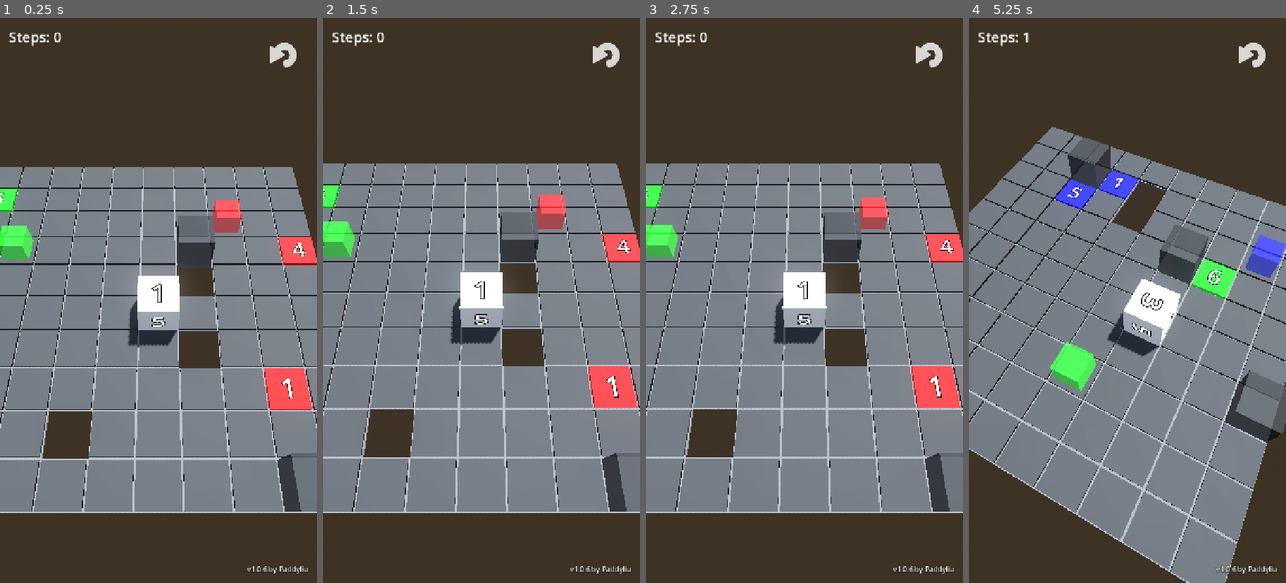
Above: before the commit, frames 1-4 (left to right).
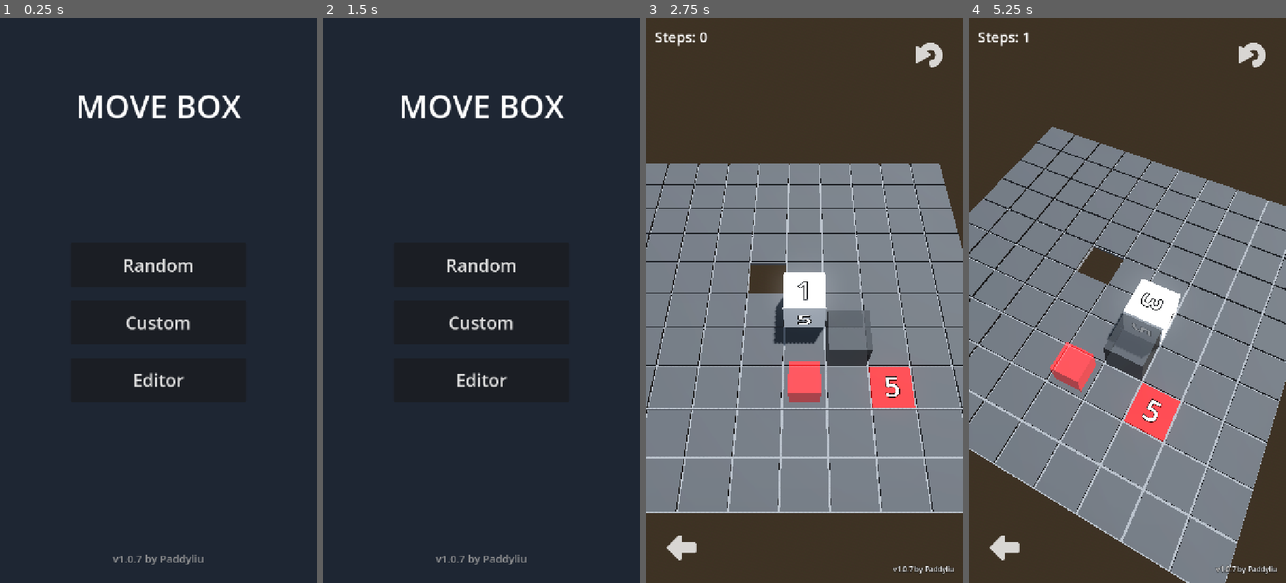
Above: after the commit, the same moments.

Repository: paddy226/MOVE_BOX
Game: Godot game, scene res://menu.tscn
The game is run twice, just before and just after one commit, with the same random seed, the same clock (stepped at 60 frames per second) and the same inputs. Before the commit the project starts from res://main.tscn.
Inputs (mouse positions are in pixels of both pictures, inside the frame that each line leads up to):
- Up to frame 1 (0.25 s): no input
- Up to frame 2 (1.5 s): click (481, 266) at 0.5 s, where only the run after the commit has a clickable "Random"; click (357, 549) at 1.27 s
- Up to frame 3 (2.75 s): click (804, 323) at 2 s, where only the run after the commit has a clickable "Custom"
- Up to frame 4 (5.25 s): click (1251, 51) at 2.75 s; click (1251, 51) at 3.5 s; click (1251, 51) at 4.25 s; tap Enter (ui_accept) at 5 s; move the mouse to (1197, 272) at 5.02 s; hold D from 5.03 s (still down); tap Q at 5.1 s; click (1197, 272) at 5.17 s

The runs differ from the first frame. In frame 1, 97% of the frame differs, in the area x 0-100%, y 0-100%; in frame 2, 97%; in frame 3, 11%; in frame 4, 9.6%.

Commit message:
feat: add main menu, JSON level loading, and back button for v1.0.7

Diff:
--- a/game_state.gd
+++ b/game_state.gd
@@ -1,8 +1,13 @@
 extends Node
-# game_state.gd - 全域單例 (Autoload)，存放跨場景或重啟後的資料
+# game_state.gd - 全域單例
 
-var last_camera_rotation: Vector3 = Vector3(-PI/3, 0, 0) # 預設俯視 60 度
-var last_camera_distance: float = 9.0 # 預設距離 9
+enum GameMode { RANDOM, CUSTOM, EDITOR }
+
+var current_mode: GameMode = GameMode.RANDOM
+var selected_level_path: String = ""
+
+var last_camera_rotation: Vector3 = Vector3(-PI/3, 0, 0)
+var last_camera_distance: float = 9.0
 var current_steps: int = 0
-var version_number: String = "v1.0.6"
+var version_number: String = "v1.0.7"
 var author_name: String = "Paddyliu"
--- a/level.gd
+++ b/level.gd
@@ -1,5 +1,5 @@
 extends Node3D
-# level.gd - 管理網格座標
+# level.gd - 支援 JSON 載入與隨機生成
 
 @export var tile_scene: PackedScene = preload("res://tile.tscn")
 @export var grid_width: int = 10
@@ -8,105 +8,106 @@
 var tiles: Dictionary = {}
 var total_goals: int = 0
 var completed_goals: int = 0
-
 var possible_colors = [Color.RED, Color.GREEN, Color.BLUE, Color.YELLOW, Color.PURPLE]
 
 signal level_cleared
 
+const LEVEL_DIR = "res://levels/"
+
 func _ready() -> void:
-	# 設定隨機種子
 	randomize()
-	generate_grid()
 
-func generate_grid() -> void:
+	# 根據模式決定載入邏輯
+	if GameState.current_mode == GameState.GameMode.CUSTOM and GameState.selected_level_path != "":
+		load_level(GameState.selected_level_path)
+	elif GameState.current_mode == GameState.GameMode.RANDOM:
+		generate_random_grid()
+	else:
+		# 編輯器模式或預設
+		generate_random_grid()
+
+# 核心邏輯：從 JSON 載入關卡
+func load_level(file_path: String) -> void:
+	var file = FileAccess.open(file_path, FileAccess.READ)
+	if not file:
+		print("無法讀取檔案: ", file_path)
+		generate_random_grid()
+		return
+
+	var json_string = file.get_as_text()
+	var json = JSON.new()
+	var error = json.parse(json_string)
+
+	if error != OK:
+		print("JSON 解析錯誤: ", json.get_error_message())
+		generate_random_grid()
+		return
+
+	var data = json.get_data()
+	generate_from_data(data)
+
+# 根據解析後的資料生成地圖
+func generate_from_data(data: Dictionary) -> void:
+	# 1. 清除舊地圖
 	for child in get_children():
 		child.queue_free()
 	tiles.clear()
 	total_goals = 0
 	completed_goals = 0
 
-	# 1. 建立所有可用座標列表 (確保 10x10 數量)
-	var all_coords = []
+	# 2. 讀取設定
+	var settings = data.get("settings", {})
+	grid_width = settings.get("grid_width", 10)
+	grid_height = settings.get("grid_height", 10)
+
+	# 3. 處理特殊格資料
+	var special_tiles = {} # Vector2i -> {type, color, value, uses}
+	var hole_coords = []
+
+	for tile_data in data.get("tiles", []):
+		var pos_data = tile_data.get("pos", {"x":0, "z":0})
+		var pos = Vector2i(int(pos_data.x), int(pos_data.z))
+
+		var type_str = tile_data.get("type", "DEFAULT")
+		var type = Tile.TileType.DEFAULT
+
+		# 字串轉 Enum
+		match type_str:
+			"COLOR_CHANGER": type = Tile.TileType.COLOR_CHANGER
+			"GOAL": type = Tile.TileType.GOAL
+			"OBSTACLE": type = Tile.TileType.OBSTACLE
+			"HOLE":
+				hole_coords.append(pos)
+				continue # 孔洞不生成物件
+
+		special_tiles[pos] = {
+			"type": type,
+			"color": Color.from_string(tile_data.get("color", "#FFFFFF"), Color.WHITE),
+			"value": int(tile_data.get("value", 0)),
+			"uses": int(tile_data.get("uses", -1))
+		}
+
+		if type == Tile.TileType.GOAL:
+			total_goals += 1
+
+	# 4. 完整生成網格
 	var start_x = -grid_width / 2
 	var start_z = -grid_height / 2
 
 	for x in range(start_x, start_x + grid_width):
 		for z in range(start_z, start_z + grid_height):
-			if x == 0 and z == 0: continue
-			all_coords.append(Vector2i(x, z))
-
-	# 隨機打亂座標順序
-	all_coords.shuffle()
-
-	# 2. 定義目標 (3 個)
-	var goal_count = 3
-	var required_colors = []
-	var special_tiles = {} # 座標 -> {type, color, value}
-
-	for i in range(goal_count):
-		if all_coords.is_empty(): break
-		var pos = all_coords.pop_front()
-		var color = possible_colors.pick_random()
-		var value = randi_range(1, 6)
-
-		special_tiles[pos] = {
-			"type": Tile.TileType.GOAL,
-			"color": color,
-			"value": value,
-			"uses": -1
-		}
-		if not color in required_colors:
-			required_colors.append(color)
-		total_goals += 1
-
-	# 3. 定義換色點 (根據目標顏色生成)
-	for color in required_colors:
-		if all_coords.is_empty(): break
-		var pos = all_coords.pop_front()
-		special_tiles[pos] = {
-			"type": Tile.TileType.COLOR_CHANGER,
-			"color": color,
-			"value": 0,
-			"uses": -1 # 無限次數
-		}
-
-	# 4. 定義障礙物 (3 個)
-	var obstacle_count = 3
-	for i in range(obstacle_count):
-		if all_coords.is_empty(): break
-		var pos = all_coords.pop_front()
-		special_tiles[pos] = {
-			"type": Tile.TileType.OBSTACLE,
-			"color": Color.BLACK,
-			"value": 0,
-			"uses": -1
-		}
-
-	# 5. 定義孔洞/空地板座標 (3 個)
-	var hole_coords = []
-	var hole_count = 3
-	for i in range(hole_count):
-		if all_coords.is_empty(): break
-		hole_coords.append(all_coords.pop_front())
-
-	# 6. 生成地板
-	for x in range(start_x, start_x + grid_width):
-		for z in range(start_z, start_z + grid_height):
 			var pos = Vector2i(x, z)
-
-			# 如果是孔洞座標，直接跳過不生成地板
-			if pos in hole_coords:
-				continue
+			if pos in hole_coords: continue
 
 			var tile = tile_scene.instantiate()
 			tile.grid_pos = pos
 
 			if pos in special_tiles:
-				var data = special_tiles[pos]
-				tile.type = data.type
-				tile.target_color = data.color
-				tile.target_value = data.value
-				tile.uses = data.uses
+				var d = special_tiles[pos]
+				tile.type = d.type
+				tile.target_color = d.color
+				tile.target_value = d.value
+				tile.uses = d.uses
 			else:
 				tile.type = Tile.TileType.DEFAULT
 
@@ -115,14 +116,76 @@
 			tile.name = "Tile_%d_%d" % [x, z]
 			tiles[pos] = tile
 
+	print("關卡載入成功: ", data.get("metadata", {}).get("level_name", "未命名"))
+
+# 原有的隨機生成邏輯 (備援用)
+func generate_random_grid() -> void:
+	for child in get_children(): child.queue_free()
+	tiles.clear()
+	total_goals = 0
+	completed_goals = 0
+
+	var all_coords = []
+	var start_x = -grid_width / 2
+	var start_z = -grid_height / 2
+	for x in range(start_x, start_x + grid_width):
+		for z in range(start_z, start_z + grid_height):
+			if x == 0 and z == 0: continue
+			all_coords.append(Vector2i(x, z))
+	all_coords.shuffle()
+
+	var goal_count = 3
+	var required_colors = []
+	var special_tiles = {}
+	for i in range(goal_count):
+		if all_coords.is_empty(): break
+		var pos = all_coords.pop_front()
+		var color = possible_colors.pick_random()
+		var value = randi_range(1, 6)
+		special_tiles[pos] = {"type": Tile.TileType.GOAL, "color": color, "value": value, "uses": -1}
+		if not color in required_colors: required_colors.append(color)
+		total_goals += 1
+
+	for color in required_colors:
+		if all_coords.is_empty(): break
+		var pos = all_coords.pop_front()
+		special_tiles[pos] = {"type": Tile.TileType.COLOR_CHANGER, "color": color, "value": 0, "uses": -1}
+
+	var obstacle_count = 3
+	for i in range(obstacle_count):
+		if all_coords.is_empty(): break
+		var pos = all_coords.pop_front()
+		special_tiles[pos] = {"type": Tile.TileType.OBSTACLE, "color": Color.BLACK, "value": 0, "uses": -1}
+
+	var hole_coords = []
+	for i in range(3):
+		if all_coords.is_empty(): break
+		hole_coords.append(all_coords.pop_front())
+
+	for x in range(start_x, start_x + grid_width):
+		for z in range(start_z, start_z + grid_height):
+			var pos = Vector2i(x, z)
+			if pos in hole_coords: continue
+			var tile = tile_scene.instantiate()
+			tile.grid_pos = pos
+			if pos in special_tiles:
+				var d = special_tiles[pos]
+				tile.type = d.type
+				tile.target_color = d.color
+				tile.target_value = d.value
+				tile.uses = d.uses
+			else:
+				tile.type = Tile.TileType.DEFAULT
+			add_child(tile)
+			tile.position = Vector3(x, -0.5, z)
+			tile.name = "Tile_%d_%d" % [x, z]
+			tiles[pos] = tile
+
 func get_tile_at(grid_pos: Vector2i) -> Node3D:
 	return tiles.get(grid_pos, null)
 
-# 當某個格子達成目標時被呼叫
 func notify_goal_completed() -> void:
 	completed_goals += 1
-	print("目標進度: ", completed_goals, "/", total_goals)
 	if completed_goals >= total_goals:
-		print("!!! 關卡完成 !!!")
 		AudioManager.play("win")
 		level_cleared.emit()
--- /dev/null
+++ b/levels/test_level.json
@@ -0,0 +1,16 @@
+{
+  "metadata": {
+    "level_name": "集中管理的測試關卡",
+    "author": "Paddyliu"
+  },
+  "settings": {
+    "grid_width": 10,
+    "grid_height": 10
+  },
+  "tiles": [
+    { "pos": {"x": 2, "z": 2}, "type": "GOAL", "color": "#FF0000", "value": 5 },
+    { "pos": {"x": 0, "z": 2}, "type": "COLOR_CHANGER", "color": "#FF0000" },
+    { "pos": {"x": 1, "z": 1}, "type": "OBSTACLE" },
+    { "pos": {"x": -1, "z": -1}, "type": "HOLE" }
+  ]
+}
--- /dev/null
+++ b/menu.gd
@@ -0,0 +1,29 @@
+extends Control
+# menu.gd - 起始頁面邏輯
+
+func _ready() -> void:
+	# 設定按鈕連接
+	$VBoxContainer/RandomButton.pressed.connect(_on_random_pressed)
+	$VBoxContainer/CustomButton.pressed.connect(_on_custom_pressed)
+	$VBoxContainer/EditorButton.pressed.connect(_on_editor_pressed)
+
+	# 顯示版本號
+	$VersionLabel.text = GameState.version_number + " by " + GameState.author_name
+
+func _on_random_pressed() -> void:
+	AudioManager.play("ui_click")
+	GameState.current_mode = GameState.GameMode.RANDOM
+	get_tree().change_scene_to_file("res://main.tscn")
+
+func _on_custom_pressed() -> void:
+	AudioManager.play("ui_click")
+	# 目前先預設載入 test_level.json
+	GameState.current_mode = GameState.GameMode.CUSTOM
+	GameState.selected_level_path = "res://levels/test_level.json"
+	get_tree().change_scene_to_file("res://main.tscn")
+
+func _on_editor_pressed() -> void:
+	AudioManager.play("ui_click")
+	print("編輯器功能開發中...")
+	# GameState.current_mode = GameState.GameMode.EDITOR
+	# get_tree().change_scene_to_file("res://editor.tscn")
--- /dev/null
+++ b/menu.tscn
@@ -0,0 +1,89 @@
+[gd_scene load_steps=2 format=3 uid="uid_menu_001"]
+
+[ext_resource type="Script" path="res://menu.gd" id="1_menu_script"]
+
+[node name="Menu" type="Control"]
+layout_mode = 3
+anchors_preset = 15
+anchor_right = 1.0
+anchor_bottom = 1.0
+grow_horizontal = 2
+grow_vertical = 2
+script = ExtResource("1_menu_script")
+
+[node name="Background" type="ColorRect" parent="."]
+layout_mode = 1
+anchors_preset = 15
+anchor_right = 1.0
+anchor_bottom = 1.0
+grow_horizontal = 2
+grow_vertical = 2
+color = Color(0.12, 0.15, 0.2, 1)
+
+[node name="Title" type="Label" parent="."]
+layout_mode = 1
+anchors_preset = 5
+anchor_left = 0.5
+anchor_right = 0.5
+offset_left = -200.0
+offset_top = 150.0
+offset_right = 200.0
+offset_bottom = 250.0
+grow_horizontal = 2
+theme_override_font_sizes/font_size = 72
+text = "MOVE BOX"
+horizontal_alignment = 1
+vertical_alignment = 1
+
+[node name="VBoxContainer" type="VBoxContainer" parent="."]
+layout_mode = 1
+anchors_preset = 8
+anchor_left = 0.5
+anchor_top = 0.5
+anchor_right = 0.5
+anchor_bottom = 0.5
+offset_left = -200.0
+offset_top = -150.0
+offset_right = 200.0
+offset_bottom = 250.0
+grow_horizontal = 2
+grow_vertical = 2
+theme_override_constants/separation = 30
+alignment = 1
+
+[node name="RandomButton" type="Button" parent="VBoxContainer"]
+custom_minimum_size = Vector2(0, 100)
+layout_mode = 2
+theme_override_font_sizes/font_size = 40
+text = "Random"
+
+[node name="CustomButton" type="Button" parent="VBoxContainer"]
+custom_minimum_size = Vector2(0, 100)
+layout_mode = 2
+theme_override_font_sizes/font_size = 40
+text = "Custom"
+
+[node name="EditorButton" type="Button" parent="VBoxContainer"]
+custom_minimum_size = Vector2(0, 100)
+layout_mode = 2
+theme_override_font_sizes/font_size = 40
+text = "Editor"
+
+[node name="VersionLabel" type="Label" parent="."]
+layout_mode = 1
+anchors_preset = 7
+anchor_left = 0.5
+anchor_top = 1.0
+anchor_right = 0.5
+anchor_bottom = 1.0
+offset_left = -200.0
+offset_top = -80.0
+offset_right = 200.0
+offset_bottom = -30.0
+grow_horizontal = 2
+grow_vertical = 0
+theme_override_colors/font_color = Color(0.6, 0.6, 0.6, 1)
+theme_override_font_sizes/font_size = 24
+text = "v1.0.6 by Paddyliu"
+horizontal_alignment = 1
+vertical_alignment = 1
--- a/project.godot
+++ b/project.godot
@@ -15,7 +15,7 @@
 [application]
 
 config/name="Move Box"
-run/main_scene="res://main.tscn"
+run/main_scene="res://menu.tscn"
 config/features=PackedStringArray("4.6", "GL Compatibility")
 config/icon="res://assets/icon/return-s.png"
 
--- /dev/null
+++ b/test_level.json
@@ -0,0 +1,16 @@
+{
+  "metadata": {
+    "level_name": "測試載入關卡",
+    "author": "Paddyliu"
+  },
+  "settings": {
+    "grid_width": 10,
+    "grid_height": 10
+  },
+  "tiles": [
+    { "pos": {"x": 2, "z": 2}, "type": "GOAL", "color": "#FF0000", "value": 5 },
+    { "pos": {"x": 0, "z": 2}, "type": "COLOR_CHANGER", "color": "#FF0000" },
+    { "pos": {"x": 1, "z": 1}, "type": "OBSTACLE" },
+    { "pos": {"x": -1, "z": -1}, "type": "HOLE" }
+  ]
+}
--- a/ui.gd
+++ b/ui.gd
@@ -1,5 +1,5 @@
 extends CanvasLayer
-# ui.gd - 管理勝利 UI 與重啟邏輯
+# ui.gd - 管理勝利 UI、重啟邏輯與返回選單
 
 @onready var victory_panel: Control = $VictoryPanel
 @onready var step_label: Label = $HUD/StepLabel
@@ -8,16 +8,19 @@
 func _ready() -> void:
 	victory_panel.visible = false
 	flash_rect.visible = false
-	flash_rect.modulate.a = 0.0 # 初始透明
+	flash_rect.modulate.a = 0.0
 	step_label.text = "Steps: 0"
 
 	# 顯示版本號
 	_setup_version_label()
 
-	# 新增：建立重新開始按鈕
+	# 設定重新開始按鈕 (右上)
 	_setup_restart_button()
 
-	# 連接按鈕信號
+	# 設定返回選單按鈕 (左下)
+	_setup_back_button()
+
+	# 連接勝利面板的按鈕
 	var restart_btn = $VictoryPanel/VBoxContainer/RestartButton
 	restart_btn.pressed.connect(_on_restart_button_pressed)
 
@@ -40,18 +43,10 @@
 		version_label = Label.new()
 		version_label.name = "VersionLabel"
 		hud.add_child(version_label)
-
-		# 設定文字樣式與對齊
 		version_label.horizontal_alignment = HORIZONTAL_ALIGNMENT_RIGHT
 		version_label.vertical_alignment = VERTICAL_ALIGNMENT_BOTTOM
-
-		# 重要：設定水平生長方向為「起始端 (左)」，這樣文字變長會往左邊長
 		version_label.grow_horizontal = Control.GROW_DIRECTION_BEGIN
-
-		# 設定錨點為右下角，並增加 20 像素的邊距
 		version_label.set_anchors_and_offsets_preset(Control.PRESET_BOTTOM_RIGHT, Control.PRESET_MODE_MINSIZE, 20)
-
-		# 加上黑邊，確保在任何背景都看得見
 		version_label.add_theme_color_override("font_outline_color", Color.BLACK)
 		version_label.add_theme_constant_override("outline_size", 4)
 
@@ -67,50 +62,66 @@
 		restart_btn = TextureButton.new()
 		restart_btn.name = "ManualRestartButton"
 		hud.add_child(restart_btn)
-
-		# 載入圖示 (使用 White 2x 版本)
 		var icon_tex = load("res://assets/kenney_game-icons/PNG/White/2x/return.png")
 		restart_btn.texture_normal = icon_tex
-
-		# 設定位置 (右上角，留一些邊距)
 		restart_btn.set_anchors_and_offsets_preset(Control.PRESET_TOP_RIGHT, Control.PRESET_MODE_MINSIZE, 30)
-
-		# 重要：向左生長，避免超出螢幕
 		restart_btn.grow_horizontal = Control.GROW_DIRECTION_BEGIN
-
-		# 調整大小
 		restart_btn.custom_minimum_size = Vector2(64, 64)
 		restart_btn.ignore_texture_size = true
 		restart_btn.stretch_mode = TextureButton.STRETCH_KEEP_ASPECT_CENTERED
+		restart_btn.modulate = Color(1, 1, 1, 0.8)
+		restart_btn.pressed.connect(_on_restart_button_pressed)
+	restart_btn.move_to_front()
 
-		# 設定顏色調配
-		restart_btn.modulate = Color(1, 1, 1, 0.8)
+func _setup_back_button() -> void:
+	var hud = get_node_or_null("HUD")
+	if not hud: return
+
+	var back_btn = hud.get_node_or_null("BackButton")
+	if not back_btn:
+		back_btn = TextureButton.new()
+		back_btn.name = "BackButton"
+		hud.add_child(back_btn)
+
+		# 載入左箭頭圖示
+		var icon_tex = load("res://assets/kenney_game-icons/PNG/White/2x/arrowLeft.png")
+		back_btn.texture_normal = icon_tex
+
+		# 設定位置 (左下角，留 30 像素邊距)
+		back_btn.set_anchors_and_offsets_preset(Control.PRESET_BOTTOM_LEFT, Control.PRESET_MODE_MINSIZE, 30)
+
+		# 調整大小
+		back_btn.custom_minimum_size = Vector2(64, 64)
+		back_btn.ignore_texture_size = true
+		back_btn.stretch_mode = TextureButton.STRETCH_KEEP_ASPECT_CENTERED
+
+		# 設定半透明白色
+		back_btn.modulate = Color(1, 1, 1, 0.8)
 
 		# 連接按下事件
-		restart_btn.pressed.connect(_on_restart_button_pressed)
+		back_btn.pressed.connect(_on_back_button_pressed)
+	back_btn.move_to_front()
 
-	restart_btn.move_to_front()
+func _on_back_button_pressed() -> void:
+	AudioManager.play("ui_click")
+	# 返回起始頁面
+	get_tree().change_scene_to_file("res://menu.tscn")
 
 func _on_player_stepped(count: int) -> void:
 	step_label.text = "Steps: " + str(count)
 
 func flash_screen() -> void:
 	flash_rect.visible = true
-	flash_rect.modulate.a = 0.5 # 閃爍強度
+	flash_rect.modulate.a = 0.5
 	var tween = get_tree().create_tween()
 	tween.tween_property(flash_rect, "modulate:a", 0.0, 0.3).set_trans(Tween.TRANS_CUBIC).set_ease(Tween.EASE_OUT)
 	tween.chain().tween_callback(func(): flash_rect.visible = false)
 
 func _on_level_cleared() -> void:
-	# 顯示勝利面板
 	victory_panel.visible = true
-	# 暫停遊戲邏輯 (可選)
-	# get_tree().paused = true
 
 func _on_restart_button_pressed() -> void:
 	AudioManager.play("ui_click")
-	# 重啟關卡
-	# get_tree().paused = false
 	get_tree().reload_current_scene()
 
 func _unhandled_input(event: InputEvent) -> void:
Not shown, added: menu.gd.uid
Not shown, changed: gemini_log.md
